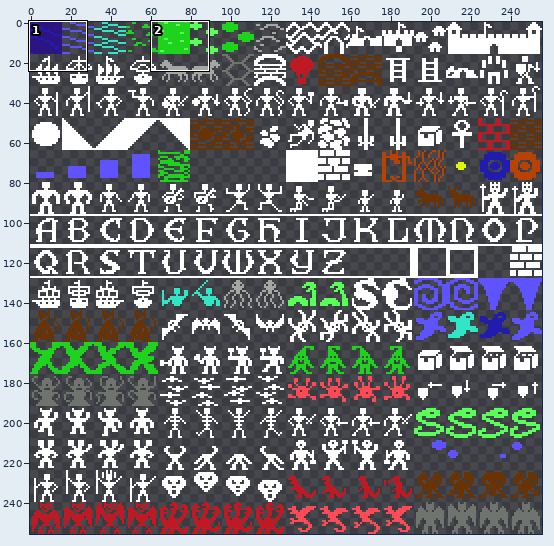
A sprite sheet gets an edit: src/bin/images/tileset.png. The first picture is a wide view before the edit; the outline marks the close-up.
Close-up. First the earlier version:
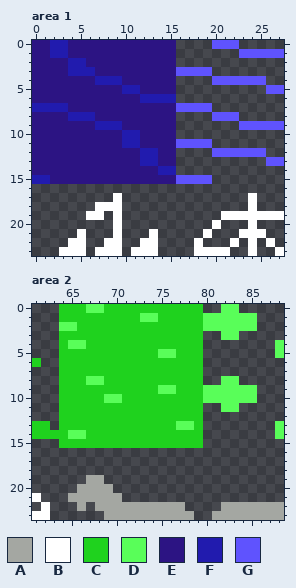
The file is 256x256 pixels. Shown: area 1: x 0..27, y 0..23; area 2: x 61..88, y 0..23.
Palette (. is transparent): A #a4a7a2  B #ffffff  C #1fd21e  D #59fe59  E #2c1483  F #211bae  G #5f53fe
Pixels before, area 1, first column x 0:
 0 EEFFEEEEEEEEEEEE....GGG.....
 1 EEFFEEEEEEEEEEEE.......GGGGG
 2 EEEEFFEEEEEEEEEE............
 3 EEEEFFFEEEEEEEEEGGGG........
 4 EEEEEEEFFFEEEEEE....GGGGGG..
 5 EEEEEEEEEEFFEEEE..........GG
 6 EEEEEEEEEEEEFFFF............
 7 FFFFEEEEEEEEEEEEGGGG........
 8 EEEEFFFEEEEEEEEE....GGG.....
 9 EEEEEEEFFFEEEEEE.......GGGGG
10 EEEEEEEEEEFFEEEE............
11 EEEEEEEEEEFFEEEEGGGG........
12 EEEEEEEEEEEEFFEE....GGGGGG..
13 EEEEEEEEEEEEFFEE..........GG
14 EEEEEEEEEEEEEEFF............
15 FFEEEEEEEEEEEEEEGGGG........
16 ............................
17 .........B..............B...
18 .......BBB..............B...
19 ......BB.B...........BBBBBBB
20 .........B..........B...B...
21 .....B...B...B.....B...BBB..
22 ....BB..BB..BB....B...B.B.B.
23 ...BBB.BBB.BBB....BBBB..B..B
Pixels before, area 2, first column x 61:
 0 ...CCCDDCCCCCCCCCCC..DD.....
 1 ...CCCCCCCCCDDCCCCCDDDDDD...
 2 ...DDCCCCCCCCCCCCCCDDDDDD...
 3 ...CCCCCCCCCCCCCCCC..DD.....
 4 ...CDDCCCCCCCCCCCCC........D
 5 ...CCCCCCCCCCCDDCCC........D
 6 C..CCCCCCCCCCCCCCCC.........
 7 ...CCCCCCCCCCCCCCCC.........
 8 ...CCCDDCCCCCCCCCCC..DD.....
 9 ...CCCCCCCCCCCDDCCCDDDDDD...
10 ...CCCCCDDCCCCCCCCCDDDDDD...
11 ...CCCCCCCCCCCCCCCC..DD.....
12 ...CCCCCCCCCCCCCCCC.........
13 CC.CCCCCCCCCCCCCDDC........D
14 CCCCDDCCCCCCCCCCCCC........D
15 ...CCCCCCCCCCCCCCCC.........
16 ............................
17 ............................
18 ............................
19 ......AA....................
20 .....AAAA...................
21 B...AAAAAA..................
22 .B...A.AAAAAAAAAA....AAAAAAA
23 BB......AAAAAAAAAA..AAAAAAAA
The same view after the edit:
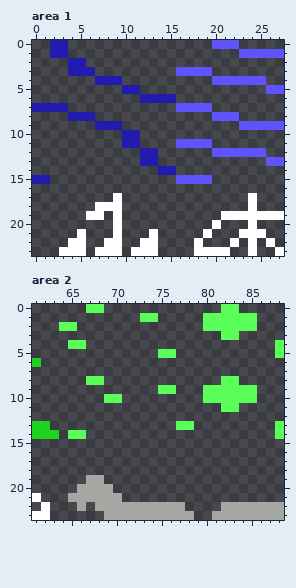
The exact change:
{"where": "area 1"}
{"y":0,"x":0,"old":"EE","new":".."}
{"y":0,"x":4,"old":"EEEEEEEEEEEE","new":"............"}
{"y":1,"x":0,"old":"EE","new":".."}
{"y":1,"x":4,"old":"EEEEEEEEEEEE","new":"............"}
{"y":2,"x":0,"old":"EEEE","new":"...."}
{"y":2,"x":6,"old":"EEEEEEEEEE","new":".........."}
{"y":3,"x":0,"old":"EEEE","new":"...."}
{"y":3,"x":7,"old":"EEEEEEEEE","new":"........."}
{"y":4,"x":0,"old":"EEEEEEE","new":"......."}
{"y":4,"x":10,"old":"EEEEEE","new":"......"}
{"y":5,"x":0,"old":"EEEEEEEEEE","new":".........."}
{"y":5,"x":12,"old":"EEEE","new":"...."}
{"y":6,"x":0,"old":"EEEEEEEEEEEE","new":"............"}
{"y":7,"x":4,"old":"EEEEEEEEEEEE","new":"............"}
{"y":8,"x":0,"old":"EEEE","new":"...."}
{"y":8,"x":7,"old":"EEEEEEEEE","new":"........."}
{"y":9,"x":0,"old":"EEEEEEE","new":"......."}
{"y":9,"x":10,"old":"EEEEEE","new":"......"}
{"y":10,"x":0,"old":"EEEEEEEEEE","new":".........."}
{"y":10,"x":12,"old":"EEEE","new":"...."}
{"y":11,"x":0,"old":"EEEEEEEEEE","new":".........."}
{"y":11,"x":12,"old":"EEEE","new":"...."}
{"y":12,"x":0,"old":"EEEEEEEEEEEE","new":"............"}
{"y":12,"x":14,"old":"EE","new":".."}
{"y":13,"x":0,"old":"EEEEEEEEEEEE","new":"............"}
{"y":13,"x":14,"old":"EE","new":".."}
{"y":14,"x":0,"old":"EEEEEEEEEEEEEE","new":".............."}
{"y":15,"x":2,"old":"EEEEEEEEEEEEEE","new":".............."}
{"where": "area 2"}
{"y":0,"x":64,"old":"CCC","new":"..."}
{"y":0,"x":69,"old":"CCCCCCCCCCC","new":"..........."}
{"y":1,"x":64,"old":"CCCCCCCCC","new":"........."}
{"y":1,"x":75,"old":"CCCCC","new":"....."}
{"y":2,"x":66,"old":"CCCCCCCCCCCCCC","new":".............."}
{"y":3,"x":64,"old":"CCCCCCCCCCCCCCCC","new":"................"}
{"y":4,"x":64,"old":"C","new":"."}
{"y":4,"x":67,"old":"CCCCCCCCCCCCC","new":"............."}
{"y":5,"x":64,"old":"CCCCCCCCCCC","new":"..........."}
{"y":5,"x":77,"old":"CCC","new":"..."}
{"y":6,"x":64,"old":"CCCCCCCCCCCCCCCC","new":"................"}
{"y":7,"x":64,"old":"CCCCCCCCCCCCCCCC","new":"................"}
{"y":8,"x":64,"old":"CCC","new":"..."}
{"y":8,"x":69,"old":"CCCCCCCCCCC","new":"..........."}
{"y":9,"x":64,"old":"CCCCCCCCCCC","new":"..........."}
{"y":9,"x":77,"old":"CCC","new":"..."}
{"y":10,"x":64,"old":"CCCCC","new":"....."}
{"y":10,"x":71,"old":"CCCCCCCCC","new":"........."}
{"y":11,"x":64,"old":"CCCCCCCCCCCCCCCC","new":"................"}
{"y":12,"x":64,"old":"CCCCCCCCCCCCCCCC","new":"................"}
{"y":13,"x":64,"old":"CCCCCCCCCCCCC","new":"............."}
{"y":13,"x":79,"old":"C","new":"."}
{"y":14,"x":64,"old":"C","new":"."}
{"y":14,"x":67,"old":"CCCCCCCCCCCCC","new":"............."}
{"y":15,"x":64,"old":"CCCCCCCCCCCCCCCC","new":"................"}
